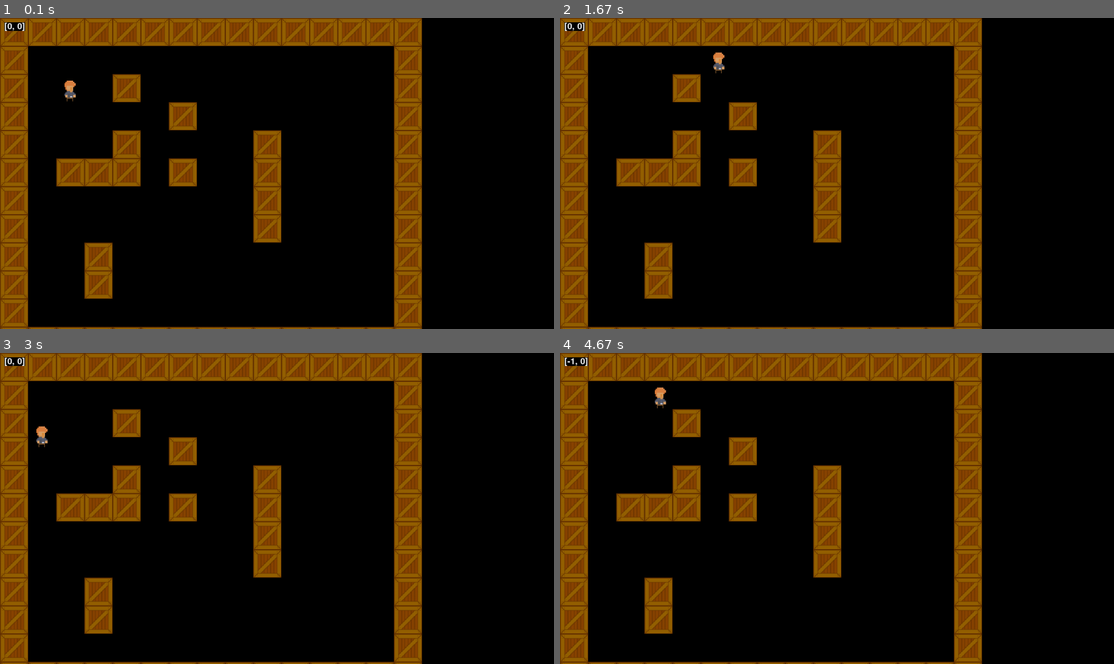
Above: before the commit, frames 1-4 (two rows, left to right).
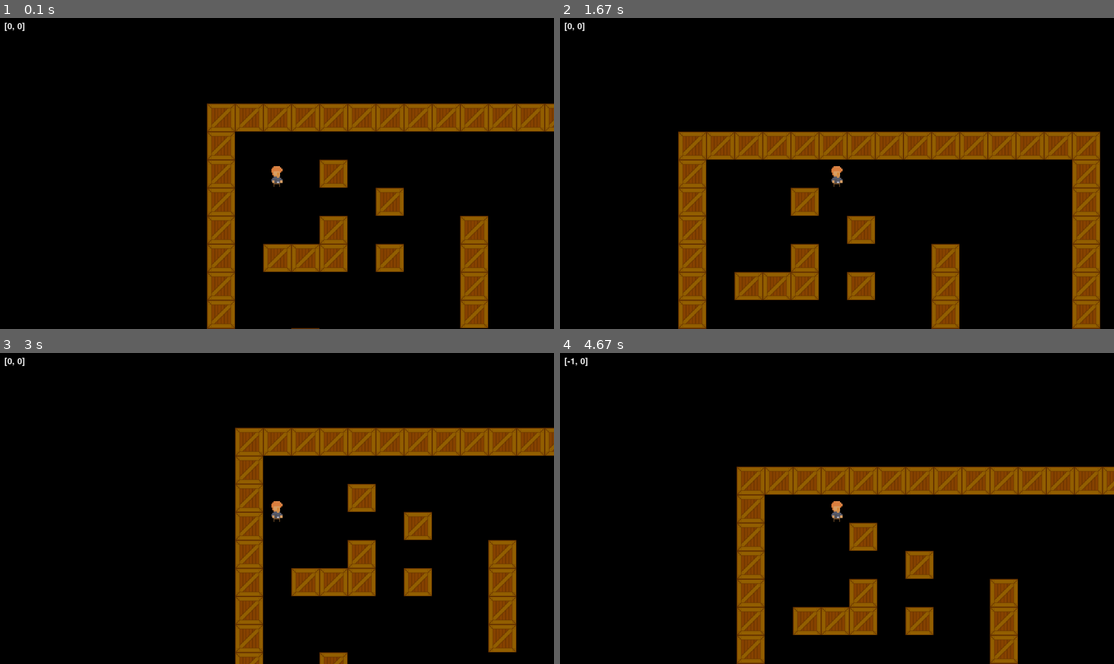
Above: after the commit, the same moments.

Repository: Olerons/Game_PyGame
Game: pygame game, started from code/main.py
Two runs of this game, one before a commit and one after it. Both use one fixed random seed, a clock stepped at 60 frames per second and the inputs below.
Inputs:
- Up to frame 1 (0.1 s): no input
- Up to frame 2 (1.67 s): hold Right 0.33-0.8 s; hold Up 0.83-1.13 s; hold Right 1.17-1.63 s
- Up to frame 3 (3 s): hold Left 1.67-2.2 s; hold Down 2.23-2.53 s; hold Left 2.57-2.97 s
- Up to frame 4 (4.67 s): hold Up 3-3.37 s; hold Right 3.4-4.03 s; hold Left from 4.47 s (still down)

The runs differ from the first frame. In frame 1, 36% of the frame differs, in the area x 0-100%, y 0-100%; in frame 2, 37%, in the area x 0-98%, y 0-100%; in frame 3, 34%; in frame 4, 34%.

Commit message:
Реализована камера с центром на игроке и метод отрисовки спрайтов уровня

Diff:
--- a/code/level.py
+++ b/code/level.py
@@ -5,35 +5,52 @@
 from player import Player
 from helper_def import import_csv_layout
 
-# создание и отрисовка уровня
 class Level:
     def __init__(self):
-        # получили главный surface с нашего display
         self.screen = pygame.display.get_surface()
 
-        # создаем группу для спрайтов, которые будем рисовать
-        self.visible_sprites = pygame.sprite.Group()
-        # Создаем группу для спрайтов, которые будут препятствиями
+        # создаем специальную группу для наших "видимых" спрайтов
+        # у этой группы мы сделаем свой метод draw, чтобы рисовать со смещением
+        self.visible_sprites = CameraGroup()
         self.obstacle_sprites = pygame.sprite.Group()
 
         self.create_map()
 
     def create_map(self):
-        # создаем карту исходя из списка в константе WORLD_MAP
         for row_index, row in enumerate(WORLD_MAP):
             for col_index, col in enumerate(row):
                 x = col_index * TILESIZE
                 y = row_index * TILESIZE
                 if col == 'X':
-                    # наши тайлы X создаются сразу с двумя группами - так,
-                    # как их надо и рисовать, и одновременно они являются препятствием
                     Tile((x,y),[self.visible_sprites,self.obstacle_sprites])
                 if col == 'P':
-                    # игрока сохраним в переменную - в дальнейшем это понадобится
                     self.player = Player((x,y), [self.visible_sprites], self.obstacle_sprites )
 
     def draw(self):
-        # рисуем только группу видимых спрайтов
-        self.visible_sprites.draw(self.screen)
+        # теперь мы рисуем спрайты с помощью нашего отдельного метода
+        self.visible_sprites.custom_draw(self.player)
         self.visible_sprites.update()
         debug(self.player.direction)
+
+# наследуем все свойства и методы от класса Group
+class CameraGroup(pygame.sprite.Group):
+    def __init__(self):
+        super().__init__()
+        self.screen = pygame.display.get_surface()
+        # узнаем середину экрана
+        self.half_width = self.screen.get_size()[0] // 2
+        self.half_height = self.screen.get_size()[1] // 2
+        # создадим вектор который будет контролировать смещение отрисовки
+        # про вектор можно посмотреть в предыдущих коммитах
+        self.offset = pygame.math.Vector2()
+
+    def custom_draw(self, player):
+        # вычисляем смещение игрока относительно центра
+        self.offset.x = player.rect.centerx - self.half_width
+        self.offset.y = player.rect.centery - self.half_height
+
+        # перебираем и отрисовываем каждый спрайт в данной группе
+        # но рисуем с учетом смещения
+        for sprite in self.sprites():
+            offset_pos = sprite.rect.topleft - self.offset
+            self.screen.blit(sprite.image, offset_pos)
